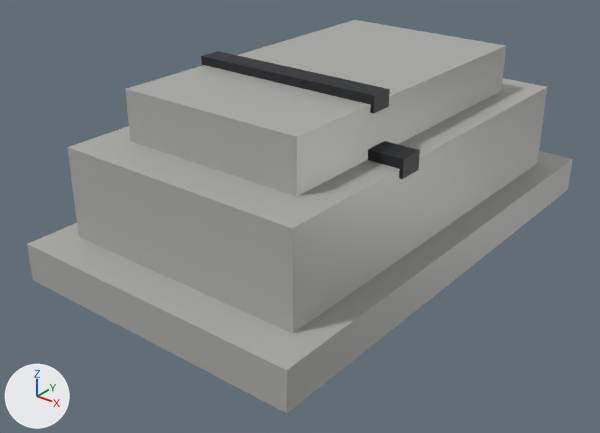
Renders of the glTF model assets/base/gltf/greebles/civilian_tank.glb from each side of a commit.
One viewpoint serves both versions: a 50 mm camera at (0.361, -0.49, 0.307) aimed at (-0.004, -0.033, 0.024). Lighting does not change. The marker at lower left points along +X, +Y and +Z. The first picture is the older version.
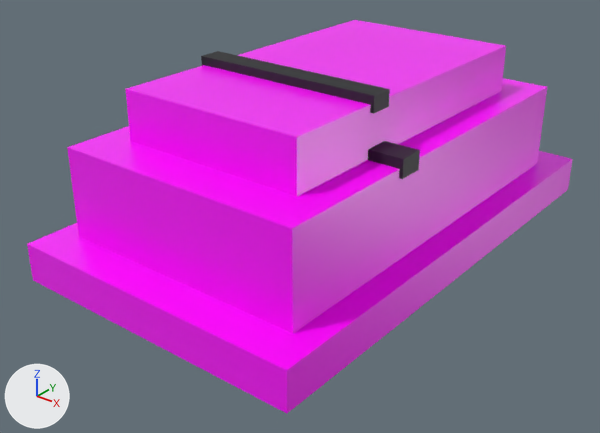
Location of each change, [x1, y1, x2, y2] in pixels of the pictures (600 x 433 px):
'Mesh_0', recoloured (grey to pink)
    both: [27, 20, 573, 413]

Patch to the scene script:
```diff
--- a/assets/base/gltf/greebles/civilian_tank.glb.py
+++ b/assets/base/gltf/greebles/civilian_tank.glb.py
@@ mat_hull @@
 mat_hull = principled_material('hull')
-mat_hull.base_color = (0.42, 0.42, 0.4)  # grey #adadaa
+mat_hull.base_color = (1.0, 0.0, 1.0)  # pink #ff00ff
 mat_hull.roughness = 0.35
```
